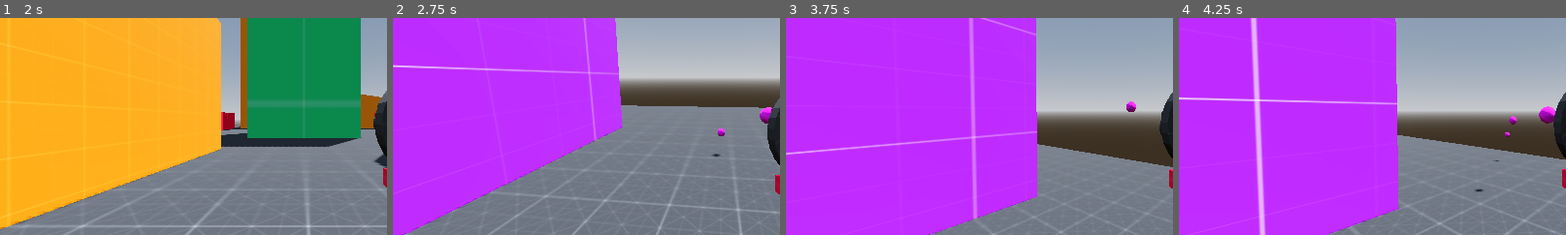
Above: before the commit, frames 1-4 (left to right).
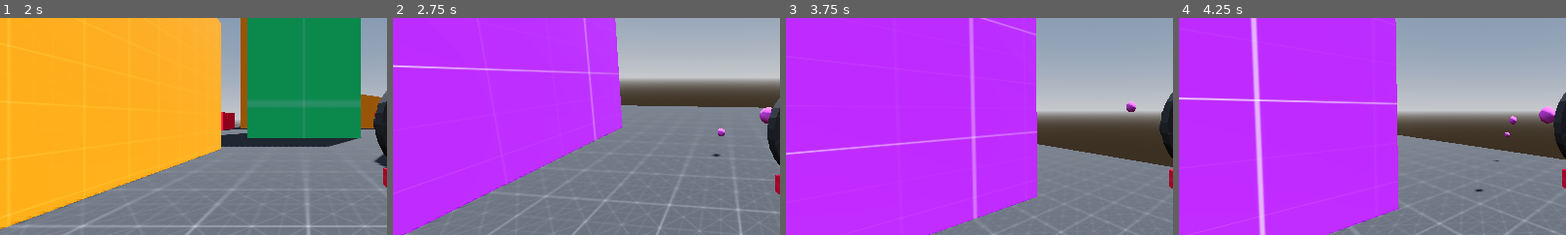
Above: after the commit, the same moments.

Repository: Monkeytonk115/godot-paintball
Game: Godot game, scene res://scenes/main.tscn
The game is run twice, just before and just after one commit, with the same random seed, the same clock (stepped at 60 frames per second) and the same inputs.
Inputs (mouse positions are % of the whole screen's width and height, from its top left):
- Up to frame 1 (2 s): click (50, 54) at 0.52 s; type "12" at 0.6 s; click "host multiplayer" at 1.25 s
- Up to frame 2 (2.75 s): tap Enter at 2 s; move the mouse to (49, 52) at 2.02 s; press the mouse at (49, 52) at 2.03 s; hold W (forward) from 2.03 s (still down); tap Space (jump) at 2.27 s
- Up to frame 3 (3.75 s): keep holding W (forward); move the mouse to (57, 51) at 2.77 s; release the mouse at (57, 51) at 2.78 s; tap Tab (scoreboard) at 2.85 s; tap Space (jump) at 3.02 s; move the mouse to (42, 49) at 3.52 s; press the mouse at (42, 49) at 3.53 s
- Up to frame 4 (4.25 s): keep holding W (forward)
The pictures show only the part of the screen within x 11-61%, y 27-77%; the shares and areas given below are measured in that part.

Frame 1 is identical in both runs. In frame 2, 0.2% of the frame differs, in the area x 83-98%, y 41-55%; in frame 3, less than 0.1%; in frame 4, 0.2%, in the area x 84-98%, y 40-55%.

Commit message:
paintballs change color per team

Diff:
--- a/scenes/main.gd
+++ b/scenes/main.gd
@@ -77,7 +77,7 @@
 	var new_bullet = bullet.instantiate()
 	new_bullet.global_transform = origin
 	new_bullet.linear_velocity = velocity
-	new_bullet.ply_id = attacker_id
+	new_bullet.set_shooter(attacker_id)
 	$bullets.add_child(new_bullet, true)
 
 
--- a/scenes/weapons/paintball.gd
+++ b/scenes/weapons/paintball.gd
@@ -2,9 +2,20 @@
 
 var ply_id
 
+@export var GreenMaterial : StandardMaterial3D
+@export var PurpleMaterial : StandardMaterial3D
+
 func _ready():
 	self.contact_monitor = true
 	self.max_contacts_reported = 1
+
+
+func set_shooter(player_id : int):
+	if PlayerData.get_player_team(player_id) == Team.GREEN:
+		$Mesh.set_surface_override_material(0, GreenMaterial)
+	else:
+		$Mesh.set_surface_override_material(0, PurpleMaterial)
+	ply_id = player_id
 
 
 func _physics_process(_delta):
--- a/scenes/weapons/paintball.tscn
+++ b/scenes/weapons/paintball.tscn
@@ -1,6 +1,13 @@
-[gd_scene load_steps=5 format=3 uid="uid://eal31l7vkx1k"]
+[gd_scene load_steps=7 format=3 uid="uid://eal31l7vkx1k"]
 
 [ext_resource type="Script" path="res://scenes/weapons/paintball.gd" id="1_lpndq"]
+
+[sub_resource type="StandardMaterial3D" id="StandardMaterial3D_7ltjc"]
+specular_mode = 2
+albedo_color = Color(0.0823529, 1, 0.188235, 1)
+
+[sub_resource type="StandardMaterial3D" id="StandardMaterial3D_cfhb3"]
+albedo_color = Color(0.901961, 0.317647, 0.933333, 1)
 
 [sub_resource type="StandardMaterial3D" id="StandardMaterial3D_g3be3"]
 albedo_color = Color(1, 0.0823529, 1, 1)
@@ -17,6 +24,8 @@
 
 [node name="Paintball" type="RigidBody3D"]
 script = ExtResource("1_lpndq")
+GreenMaterial = SubResource("StandardMaterial3D_7ltjc")
+PurpleMaterial = SubResource("StandardMaterial3D_cfhb3")
 
 [node name="Mesh" type="MeshInstance3D" parent="."]
 mesh = SubResource("SphereMesh_s8h1v")
